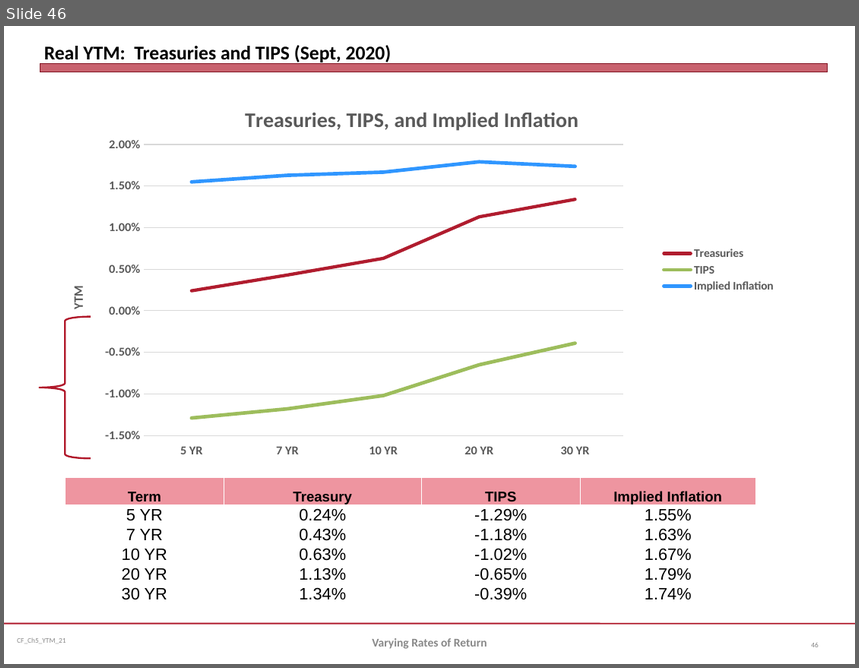
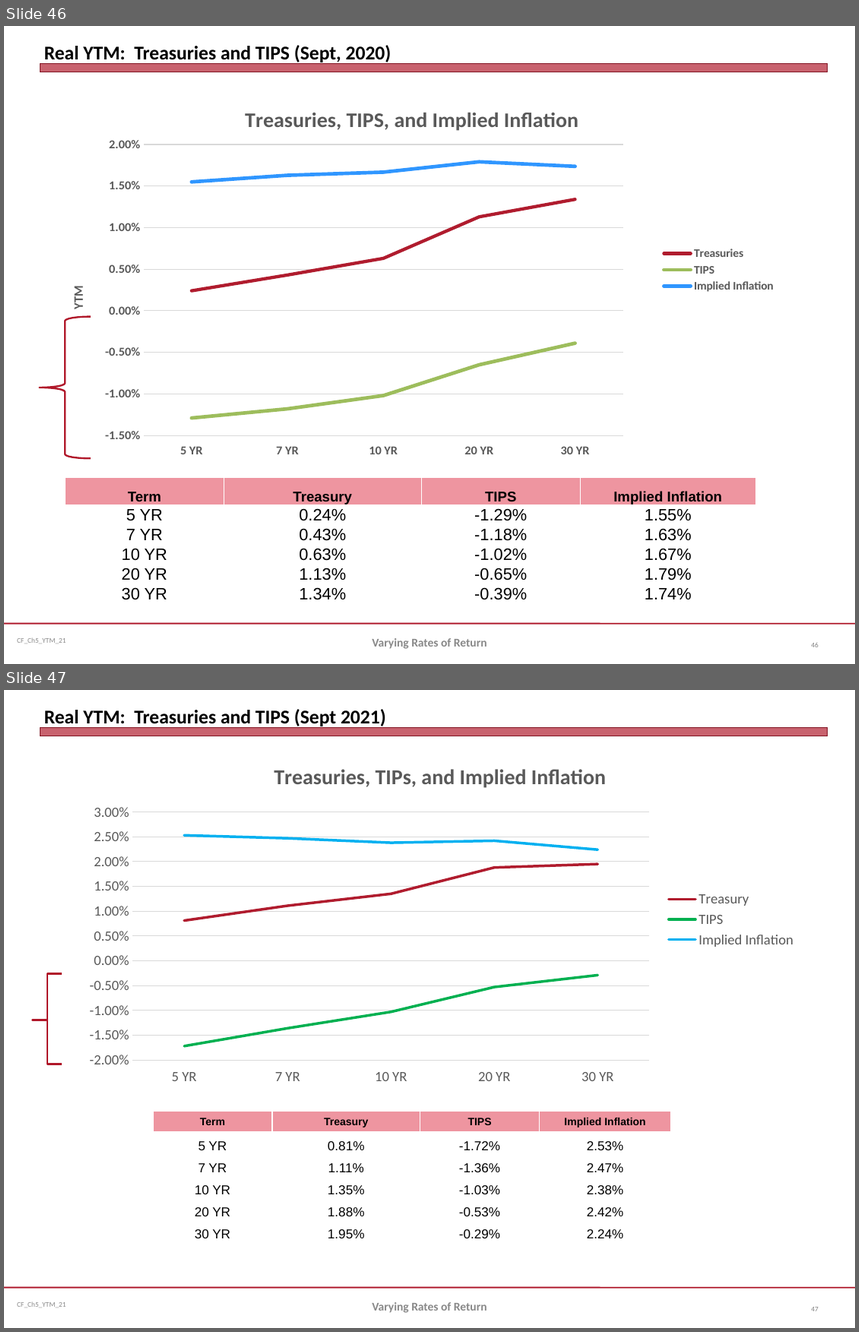
Before and after one commit to jmc877/Corporate-Finance, a slide deck: slides/CF_Ch5_YTM_21.pptx. Shown one above the other, each under a label of ours: slide 46 before the commit, slides 46 and 47 after it. The pictures are 859x668 and 859x1332 pixels, drawn with LibreOffice and Linux fonts; fonts in the diff are those of the drawing. Boxes give left, top, right and bottom in pixels: in the first picture for what was removed or moved away, otherwise in the second. Text is boxed around its words. In the diff, an @@ line names an element or a change of style, - is before the commit and + after.

```diff
--- a/slides/CF_Ch5_YTM_21.pptx
+++ b/slides/CF_Ch5_YTM_21.pptx
@@ slide 47 added at bbox=[4, 690, 855, 1328], background #FFFFFF; not listed: 3 template elements that a slide beside it also shows @@
@@ title added at bbox=[44, 709, 386, 728], 16.5 pt, text #000000, bold @@
+Real YTM: Treasuries and TIPS (Sept 2021)
@@ line chart added at bbox=[75, 747, 805, 1093] @@
+title "Treasuries, TIPs, and Implied Inflation "
+categories: 5 YR, 7 YR, 10 YR, 20 YR, 30 YR
+Treasury: 0.008, 0.011, 0.013, 0.019, 0.019
+TIPS: -0.017, -0.014, -0.01, -0.005, -0.003
+Implied Inflation: 0.025, 0.025, 0.024, 0.024, 0.022
@@ left brace added at bbox=[32, 973, 62, 1064], outline #B0182A 1.5 pt @@
@@ table added at bbox=[153, 1111, 671, 1242], 6 rows, 4 columns @@
+Term | Treasury | TIPS | Implied Inflation
+5 YR | 0.81% | -1.72% | 2.53%
+7 YR | 1.11% | -1.36% | 2.47%
+10 YR | 1.35% | -1.03% | 2.38%
+20 YR | 1.88% | -0.53% | 2.42%
+30 YR | 1.95% | -0.29% | 2.24%
@@ text added at bbox=[372, 1303, 487, 1313], 10 pt, text #898989, bold @@
+Varying Rates of Return
@@ page number added at bbox=[811, 1307, 818, 1312], 6 pt, text #808080 @@
+47
```
Also in this commit, not shown: 3 other files.
